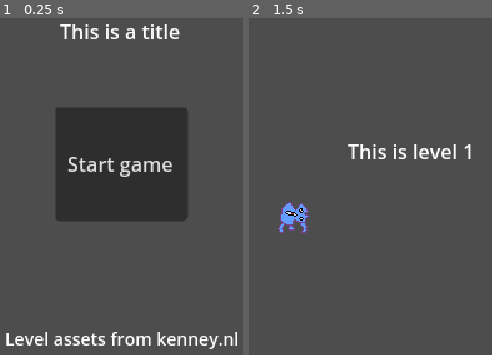
Above: before the commit, frames 1-2 (left to right).
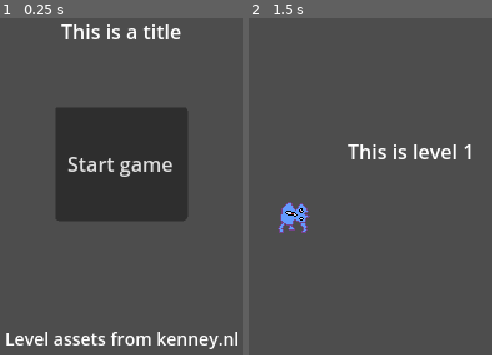
Above: after the commit, the same moments.

Repository: yndajas/ludum-dare-54
Game: Godot game, scene res://main_menu.tscn
The game is run twice, just before and just after one commit, with the same random seed, the same clock (stepped at 60 frames per second) and the same inputs.
Inputs:
- Up to frame 1 (0.25 s): no input
- Up to frame 2 (1.5 s): click "Start game" at 0.5 s; tap Enter at 1.25 s

The runs differ from the first frame. In frame 1, 1.0% of the frame differs, in the area x 24-75%, y 1-7%; in frame 2, nothing differs.

Commit message:
Center the title on the main menu

Diff:
--- a/main_menu.tscn
+++ b/main_menu.tscn
@@ -6,11 +6,11 @@
 script = ExtResource("1_roek3")
 
 [node name="RichTextLabel" type="RichTextLabel" parent="."]
-offset_left = 270.0
 offset_top = 30.0
-offset_right = 370.0
+offset_right = 640.0
 offset_bottom = 53.0
-text = "This is a title"
+bbcode_enabled = true
+text = "[center]This is a title"
 
 [node name="RichTextLabel2" type="RichTextLabel" parent="."]
 offset_top = 278.0
